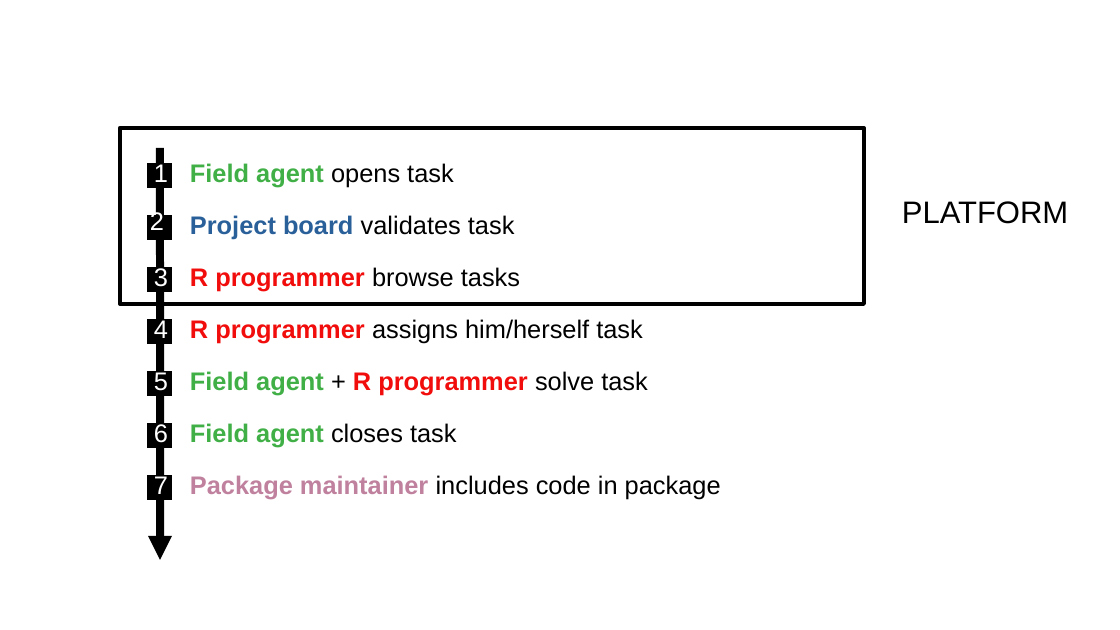
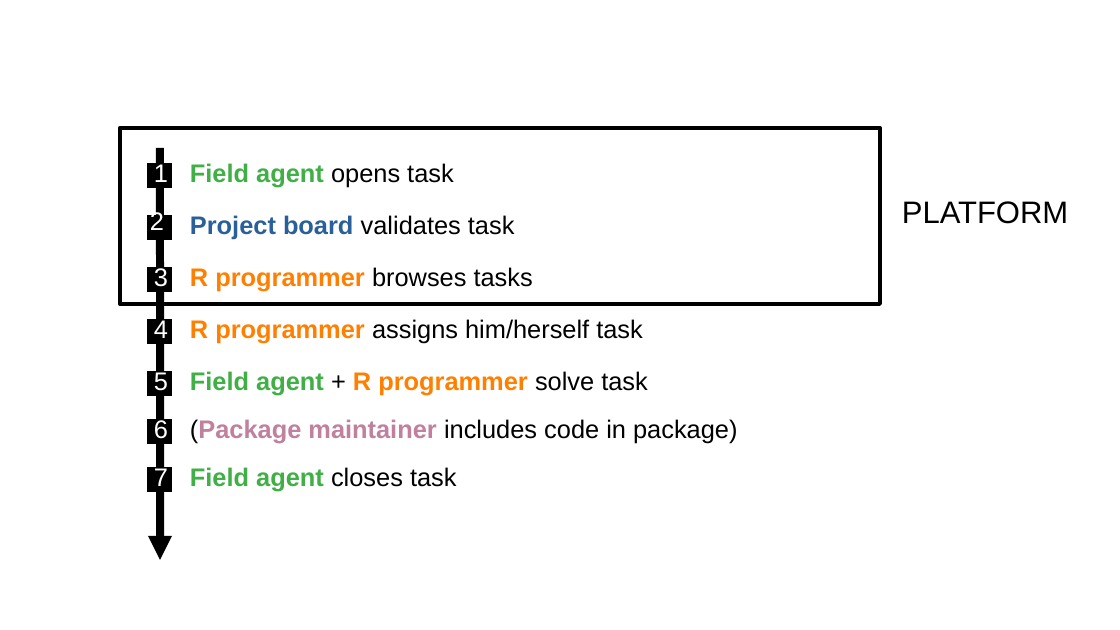
Before and after one commit to matthieugold/covid-19-challenge, a slide deck: slide 41 of docs/dscc_presentation/dscc_presentation.odp. Drawn at 1120x630 pixels with LibreOffice and Linux fonts; fonts in the diff are those of the drawing. Boxes give left, top, right and bottom in pixels: in the first picture for what was removed or moved away, otherwise in the second. Text is boxed around its words. In the diff, an @@ line names an element or a change of style, - is before the commit and + after.

```diff
--- a/docs/dscc_presentation/dscc_presentation.odp
+++ b/docs/dscc_presentation/dscc_presentation.odp
@@ rectangle: place and size @@
-rectangle at (120,128,864,304)
+rectangle at (120,128,880,304)
@@ text at (190,267,533,291): text changed; text colour #F10D0C to #000000; bold off @@
-R programmer browse tasks
+R programmer browses tasks
@@ text "R programmer assigns him/herself task" at (190,319,643,343): text colour #F10D0C to #FF8000 in "R programmer" @@
@@ text "Field agent + R programmer ..." at (190,371,648,395): text colour #F10D0C to #FF8000 in "R programmer" @@
@@ text "6": place and size @@
-text "6" at (154,421,168,443)
+text "6" at (154,417,168,439)
@@ text at (190,419,737,443): text changed @@
-Package maintainer includes code in package
+(Package maintainer includes code in package)
@@ rectangle: place and size @@
-rectangle at (148,477,173,501)
+rectangle at (148,420,173,444)
@@ text "7": place and size @@
-text "7" at (154,473,168,494)
+text "7" at (154,465,168,486)
@@ rectangle: place and size @@
-rectangle at (148,424,173,448)
+rectangle at (148,469,173,493)
@@ text "Field agent closes task": place and size @@
-text "Field agent closes task" at (190,423,457,447)
+text "Field agent closes task" at (190,467,457,491)
```
Also in this commit, not shown: 10 other slides changed, 1 other file.
